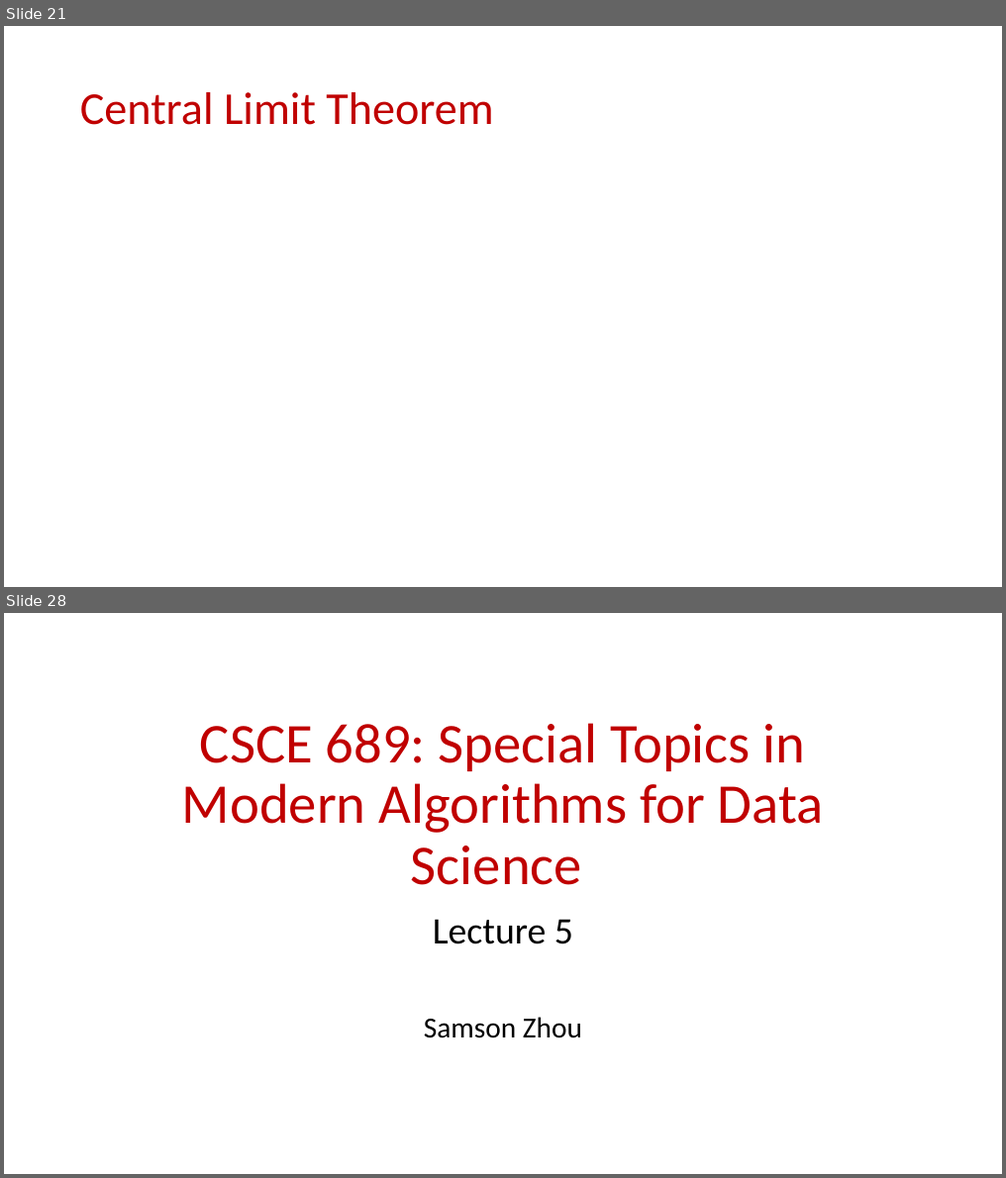
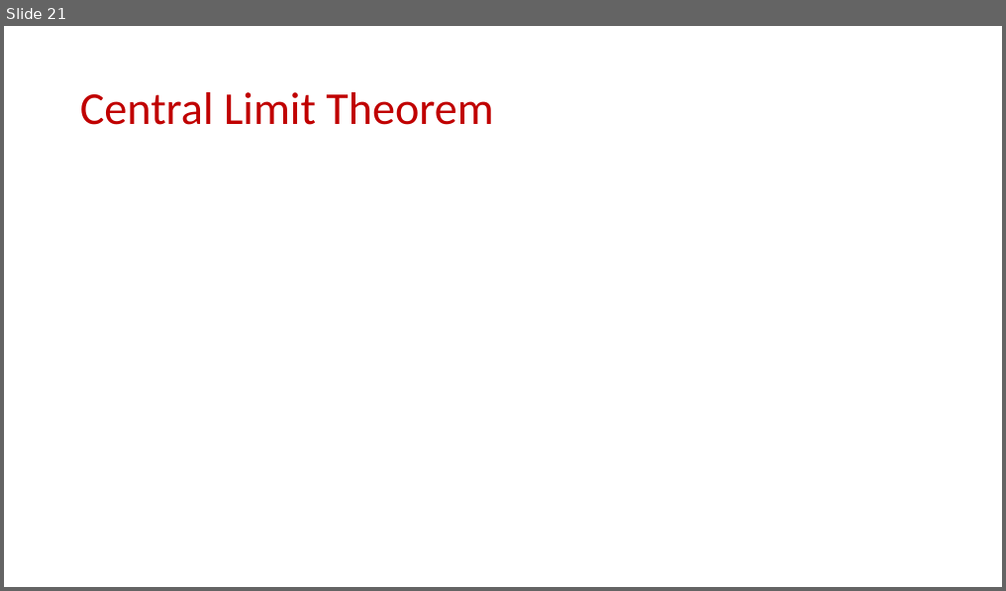
Before and after one commit to samsonzhou/samsonzhou.github.io, a slide deck: CSCE689-23/L5.pptx. Shown one above the other, each under a label of ours: slides 21 and 28 before the commit, slide 21 after it; the slides between them are not shown. The pictures are 1006x1178 and 1006x591 pixels, drawn with LibreOffice and Linux fonts; fonts in the diff are those of the drawing; grey boxes stand for pictures. Boxes give left, top, right and bottom in pixels: in the first picture for what was removed or moved away, otherwise in the second. Text is boxed around its words. In the diff, an @@ line names an element or a change of style, - is before the commit and + after.

```diff
--- a/CSCE689-23/L5.pptx
+++ b/CSCE689-23/L5.pptx
@@ slide 28 removed at [4,613,1002,1174], background #FFFFFF @@
@@ title removed at [182,723,824,885] @@
-CSCE 689: Special Topics in Modern Algorithms for Data Science
@@ subtitle removed at [424,919,582,1039] @@
-Lecture 5
-Samson Zhou
```
Also in this commit, not shown: 19 other slides removed, 4 other files.
